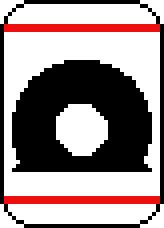
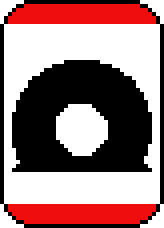
Two versions of the same layered image (164 x 228). Layer-by-layer changes:
painted on "Color bands" over 4, 4, 160, 224
